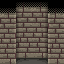
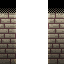
Comparing the layer stacks of the two 64 x 64 images. Changes:
hid "Layer 1 copy 4", painted on it over (x1=0, y1=0, x2=64, y2=64)
added group "Group 1" with 2 layers above "Layer 1" over (x1=0, y1=0, x2=64, y2=64)
showed "Layer 2", moved it into group "Group 1" over (x1=0, y1=0, x2=64, y2=64)
moved "Layer 1 copy" into group "Group 1", painted on it, unmasked it over (x1=0, y1=0, x2=64, y2=64)
hid "Background" over (x1=0, y1=0, x2=64, y2=64)
